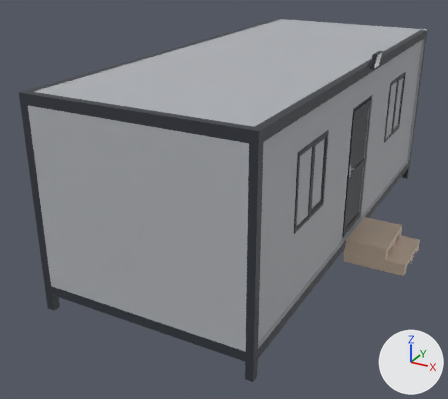
The Blender file Blender/Büyük Kulübe.blend as it was, and as the next commit left it.
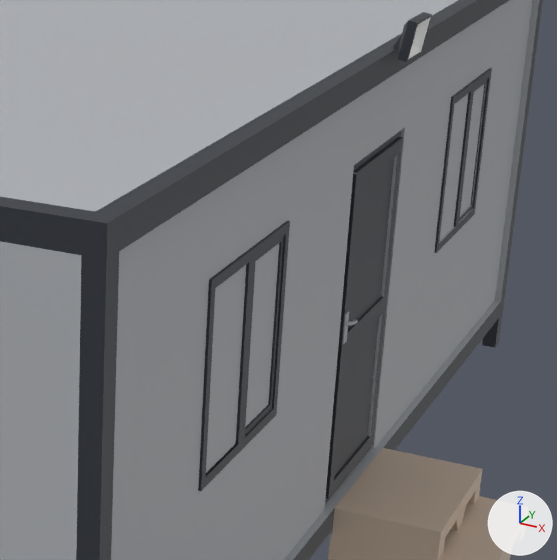
Old and new are each drawn whole from a 50 mm camera at (2.35, -4.93, 4.58) aimed at (-1.84, 2.69, 0.77) and again close up on the part from 49% to 96% of the width and 11% to 65% of the height. Every picture has the same lights, and +X, +Y and +Z are marked at lower right.
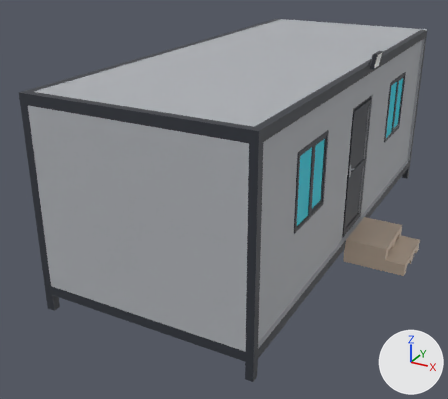
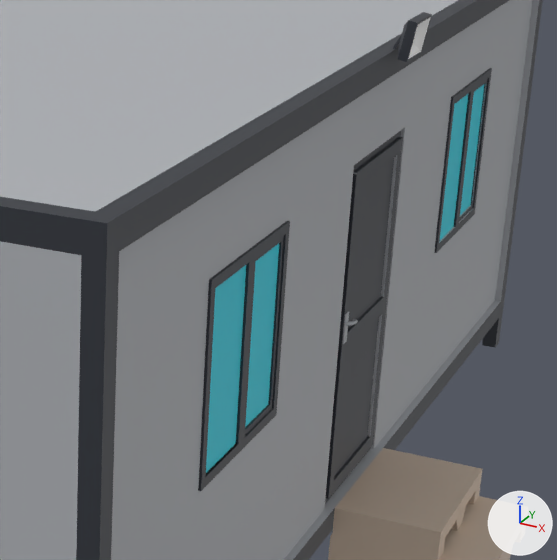
Changed parts and their boxes (x1, y1, x2, y2) in the close-ups (557 x 560 px):
part 1 of me_torus, recoloured (grey to cyan)
    both: (440, 84, 484, 240)
part 2 of me_torus, recoloured (grey to cyan)
    both: (206, 244, 279, 473)

What changed in the scene script:
```text
Add mat_cam:
    mat_cam = principled_material('Cam')
    mat_cam.base_color = (0.0, 0.657, 0.8)  # cyan #00d4e7
Change me_torus:
    where me_torus.from_pydata(...)  # 1078 vertices, 1003 faces; spans x -83.6..58.6, y -20.5..66.2, z -30.0..29.7
    used by ob_torus; location = (-0.051, 3.124, 1.456); rotation_euler = (-0.00166, 3.183, 1.778), in degrees (-0.1, 182, 102); scale = (0.0533, 0.0533, 0.0533)
    me_torus part 1: 2 of the faces centred in x -44.6..-36.1, y -9.4..-7.8, z -8.8..-8.5 switch from mat_material (grey #b1b4b9) to mat_cam (cyan #00d4e7)
    me_torus part 2: 2 of the faces centred in x 24.7..33.2, y 5.1..6.8, z -5.9..-5.6 switch from mat_material (grey #b1b4b9) to mat_cam (cyan #00d4e7)
```
